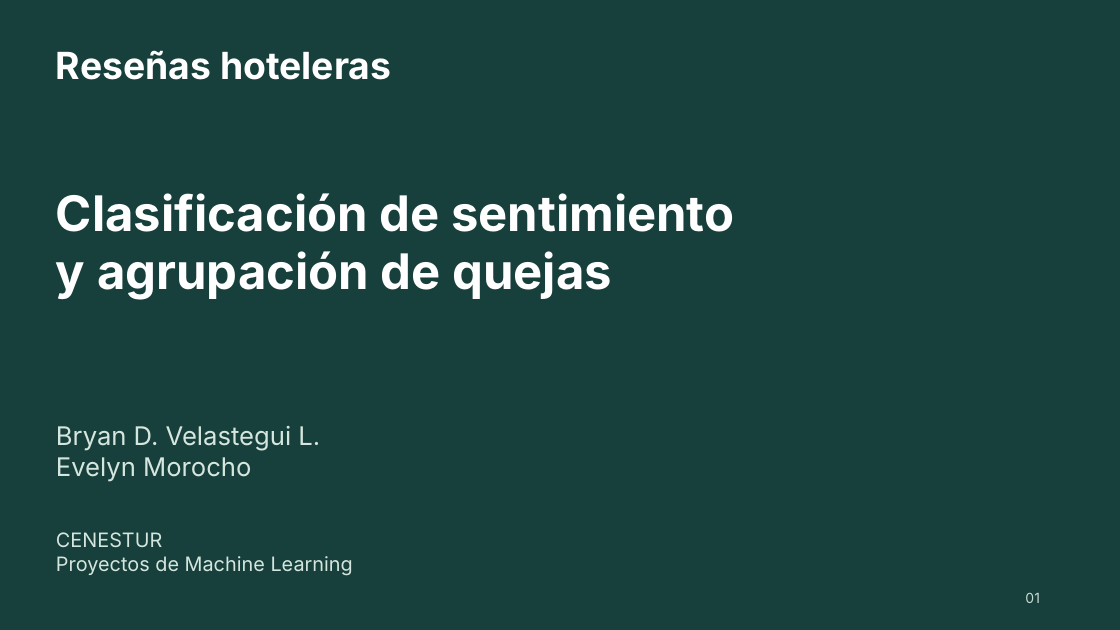
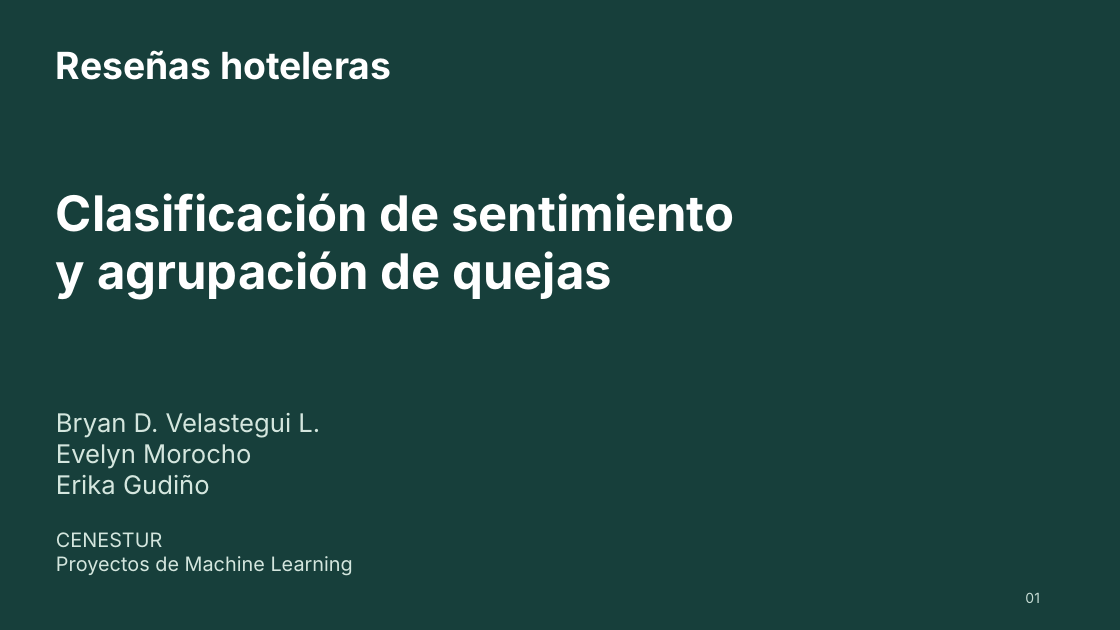
Before and after one commit to bvelastegui/hotel-reviews-ml, a slide deck: slide 1 of entregables/presentacion.pptx. Drawn at 1120x630 pixels with LibreOffice and Linux fonts; fonts in the diff are those of the drawing. Boxes give left, top, right and bottom in pixels: in the first picture for what was removed or moved away, otherwise in the second. Text is boxed around its words. In the diff, an @@ line names an element or a change of style, - is before the commit and + after.

```diff
--- a/entregables/presentacion.pptx
+++ b/entregables/presentacion.pptx
@@ text "Bryan D. Velastegui L.": place and size @@
-text "Bryan D. Velastegui L." at (56, 426, 320, 482)
+text "Bryan D. Velastegui L." at (56, 413, 320, 495)
@@ text at (56, 475, 210, 495): paragraph added @@
+Erika Gudiño
```
Also in this commit, not shown: 3 other slides changed, 1 other file.
